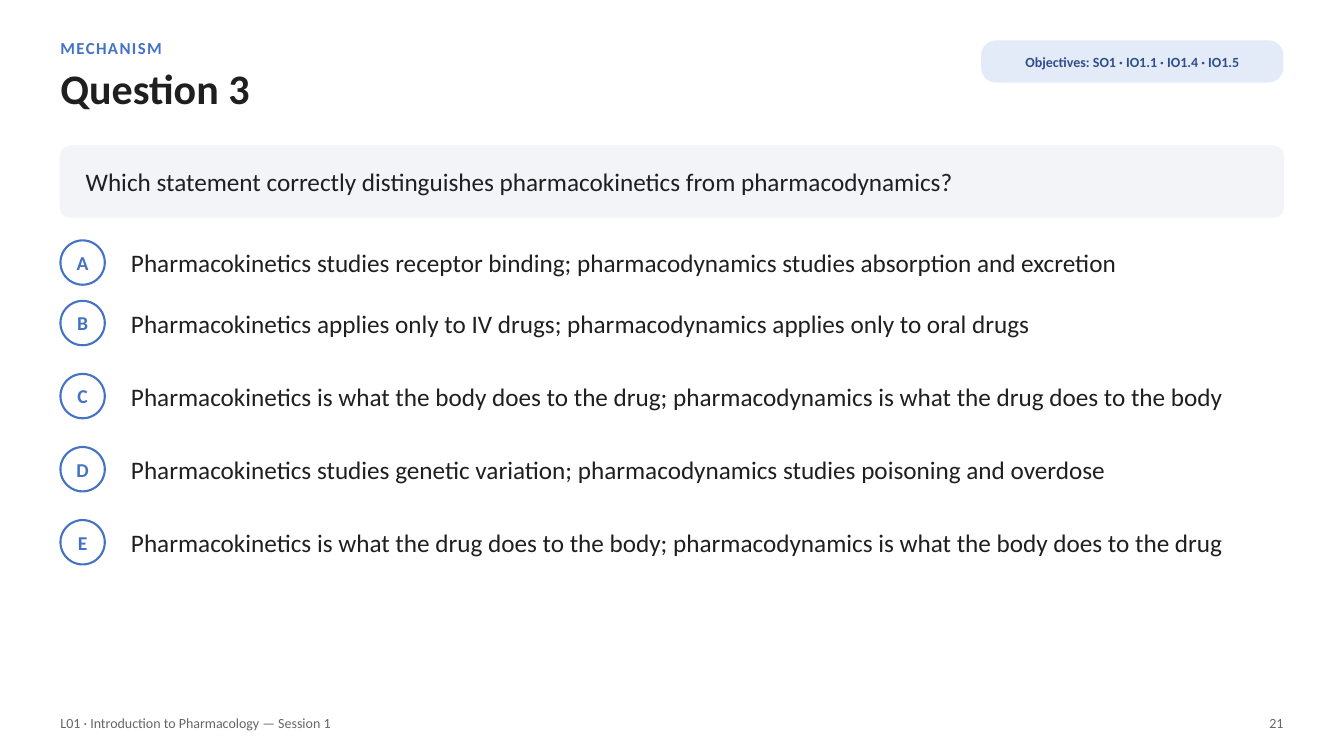
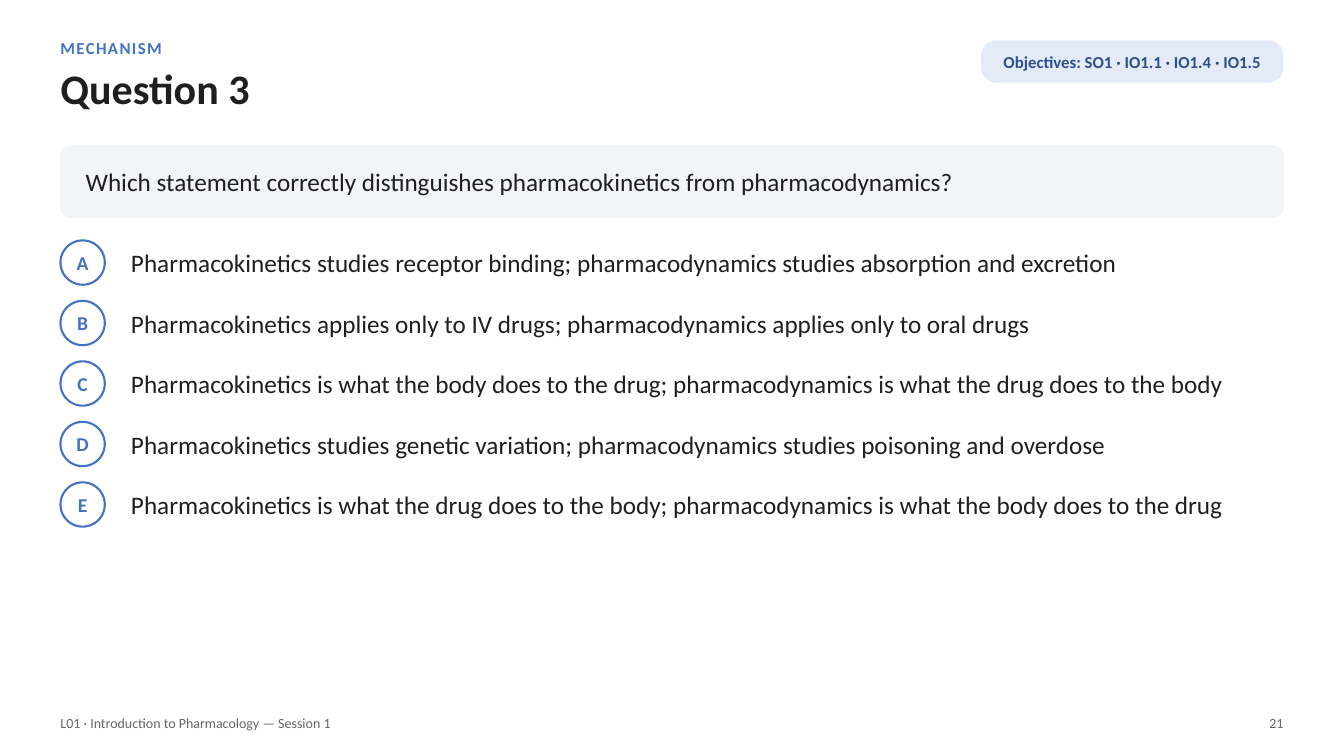
Before and after one commit to bishwokrit/DPAS-Pharm, a slide deck: slide 21 of outputs/L01/L01_Unit_1_Introduction_to_Pharmacology_Session_1_study_deck.pptx. Drawn at 1344x756 pixels with LibreOffice and Linux fonts; fonts in the diff are those of the drawing. Boxes give left, top, right and bottom in pixels: in the first picture for what was removed or moved away, otherwise in the second. Text is boxed around its words. In the diff, an @@ line names an element or a change of style, - is before the commit and + after.

```diff
--- a/outputs/L01/L01_Unit_1_Introduction_to_Pharmacology_Session_1_study_deck.pptx
+++ b/outputs/L01/L01_Unit_1_Introduction_to_Pharmacology_Session_1_study_deck.pptx
@@ rounded rectangle "Objectives: SO1 · IO1.1 · ..." at [981, 40, 1284, 83]: size 10 to 12 pt @@
@@ text "Pharmacokinetics is what the body ...": place and size @@
-text "Pharmacokinetics is what the body ..." at [131, 388, 1222, 411]
+text "Pharmacokinetics is what the body ..." at [131, 375, 1222, 398]
@@ text "C": place and size @@
-text "C" at [77, 390, 87, 403]
+text "C" at [77, 378, 87, 391]
@@ ellipse: place and size @@
-ellipse at [60, 374, 105, 418]
+ellipse at [60, 361, 105, 405]
@@ 2 texts, 1 ellipse: place and size @@
-2 texts, 1 ellipse at [60, 447, 1105, 491]
+2 texts, 1 ellipse at [60, 421, 1105, 466]
@@ text "Pharmacokinetics is what the drug ...": place and size @@
-text "Pharmacokinetics is what the drug ..." at [131, 534, 1222, 557]
+text "Pharmacokinetics is what the drug ..." at [131, 496, 1222, 519]
@@ text "E": place and size @@
-text "E" at [78, 537, 88, 550]
+text "E" at [78, 499, 88, 512]
@@ ellipse: place and size @@
-ellipse at [60, 520, 105, 565]
+ellipse at [60, 483, 105, 527]
```
Also in this commit, not shown: 97 other slides changed, 1 slide added, 8 other files.
